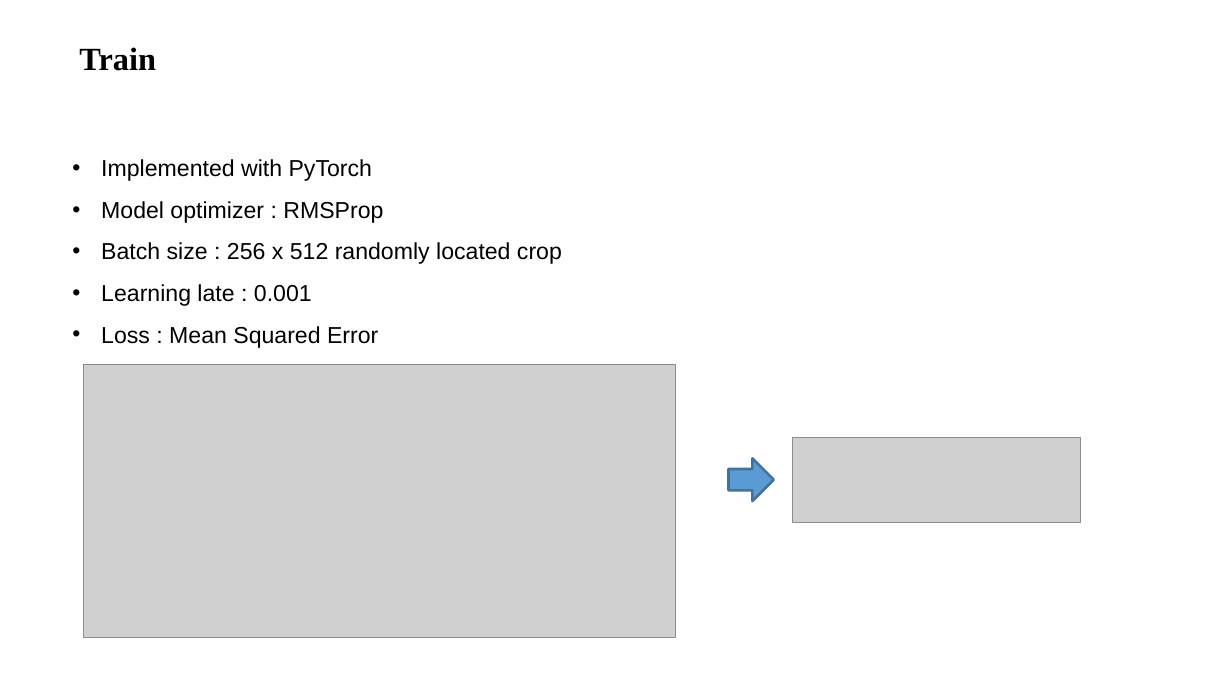
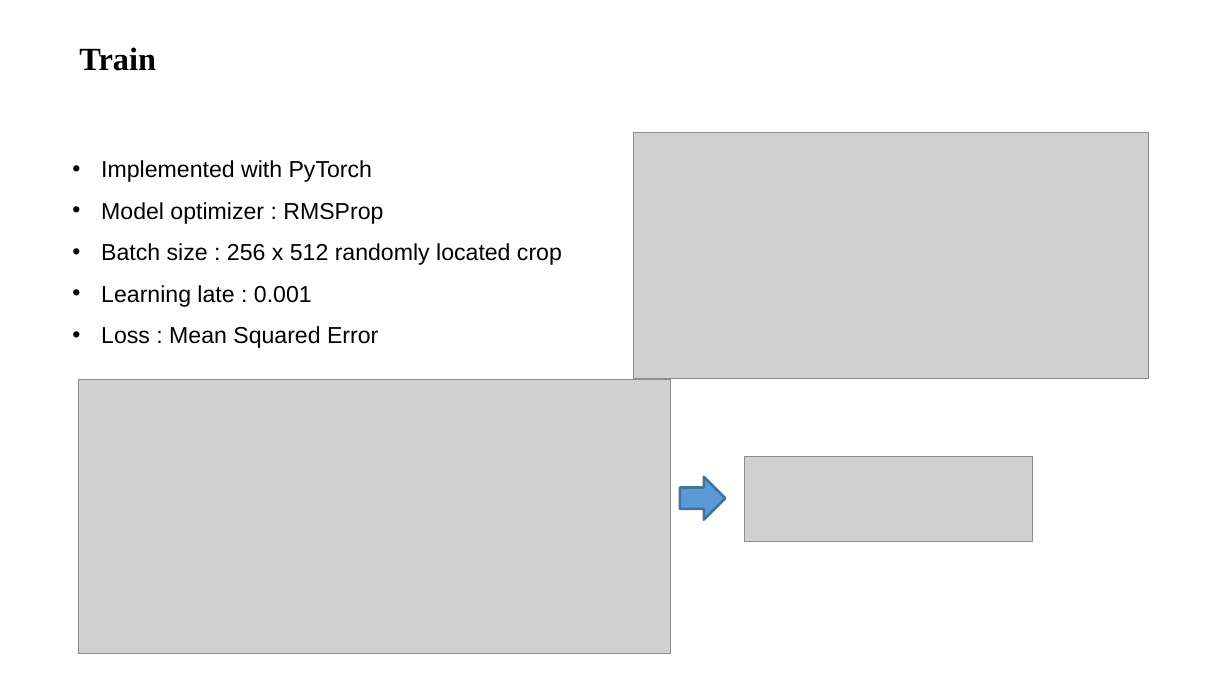
Before and after one commit to goseongje/cv_term_project, a slide deck: slide 6 of TermProject_20201149_SeongjeWoo.pptx. Drawn at 1232x693 pixels with LibreOffice and Linux fonts; fonts in the diff are those of the drawing; grey boxes stand for pictures; background and template pictures are left out. Boxes give left, top, right and bottom in pixels: in the first picture for what was removed or moved away, otherwise in the second. Text is boxed around its words. In the diff, an @@ line names an element or a change of style, - is before the commit and + after.

```diff
--- a/TermProject_20201149_SeongjeWoo.pptx
+++ b/TermProject_20201149_SeongjeWoo.pptx
@@ picture added at (634, 133, 1149, 379) @@
@@ picture: place and size @@
-picture at (83, 364, 676, 638)
+picture at (79, 380, 671, 653)
@@ right arrow: place and size @@
-right arrow at (728, 458, 774, 501)
+right arrow at (680, 477, 726, 519)
@@ picture: place and size @@
-picture at (793, 437, 1081, 523)
+picture at (744, 457, 1032, 543)
```
Also in this commit, not shown: 1 other slide changed, 3 other files.
